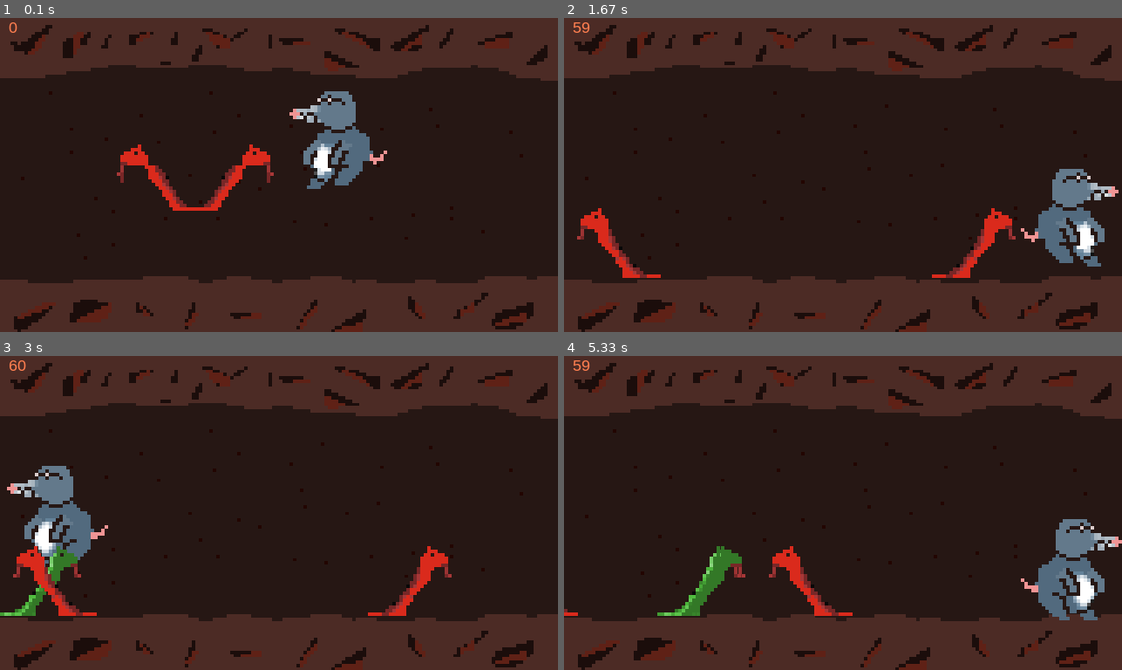
Above: before the commit, frames 1-4 (two rows, left to right).
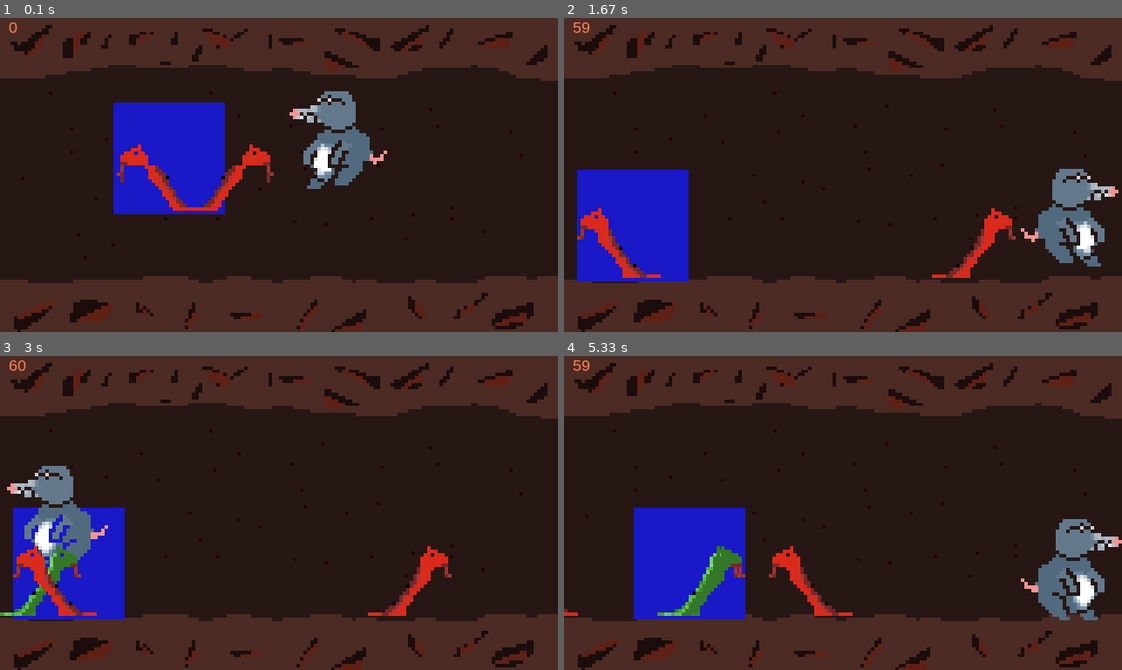
Above: after the commit, the same moments.

Repository: ginestopo/Game-in-Pygame
Game: pygame game, started from game/game.py
Same seed, same stepped clock (60 frames per second), same inputs: the game is played once before the commit and once after it. The source is Python 2; it was converted automatically to run under Python 3.
Inputs:
- Up to frame 1 (0.1 s): no input
- Up to frame 2 (1.67 s): hold Right 0.33-0.8 s; hold Up 0.83-1.13 s; hold Right 1.17-1.63 s
- Up to frame 3 (3 s): hold Left 1.67-2.2 s; hold Left 2.23-2.63 s; hold Up from 2.67 s (still down)
- Up to frame 4 (5.33 s): release Up at 3.03 s; hold Right 3.07-3.7 s; hold Left 3.73-4.2 s; hold Right 4.23-4.7 s; hold Up 4.73-5.03 s; hold Right from 5.07 s (still down)

The runs differ from the first frame. In frame 1, 6.2% of the frame differs, in the area x 20-41%, y 26-63%; in frame 2, 6.4%, in the area x 2-23%, y 48-84%; in frame 3, 4.4%; in frame 4, 6.2%.

Commit message:
checking enemies hitboxes

Diff:
--- a/game/game.py
+++ b/game/game.py
@@ -421,6 +421,9 @@
   main_surface.fill(BLACK)
   main_surface.blit(background,(0,0))
 
+
+  #hitbox
+  pygame.draw.rect(main_surface,BLUE,(enemies[0].rect.x,enemies[0].rect.y,enemies[0].rect.width,enemies[0].rect.height))
   #pygame.draw.rect(main_surface,BLUE,(player.rect.x,player.rect.y,player.rect.width,player.rect.height)) #show player hitbox
   player_list.draw(main_surface) #draw player
   enemy_list.draw(main_surface) #draw enemy
